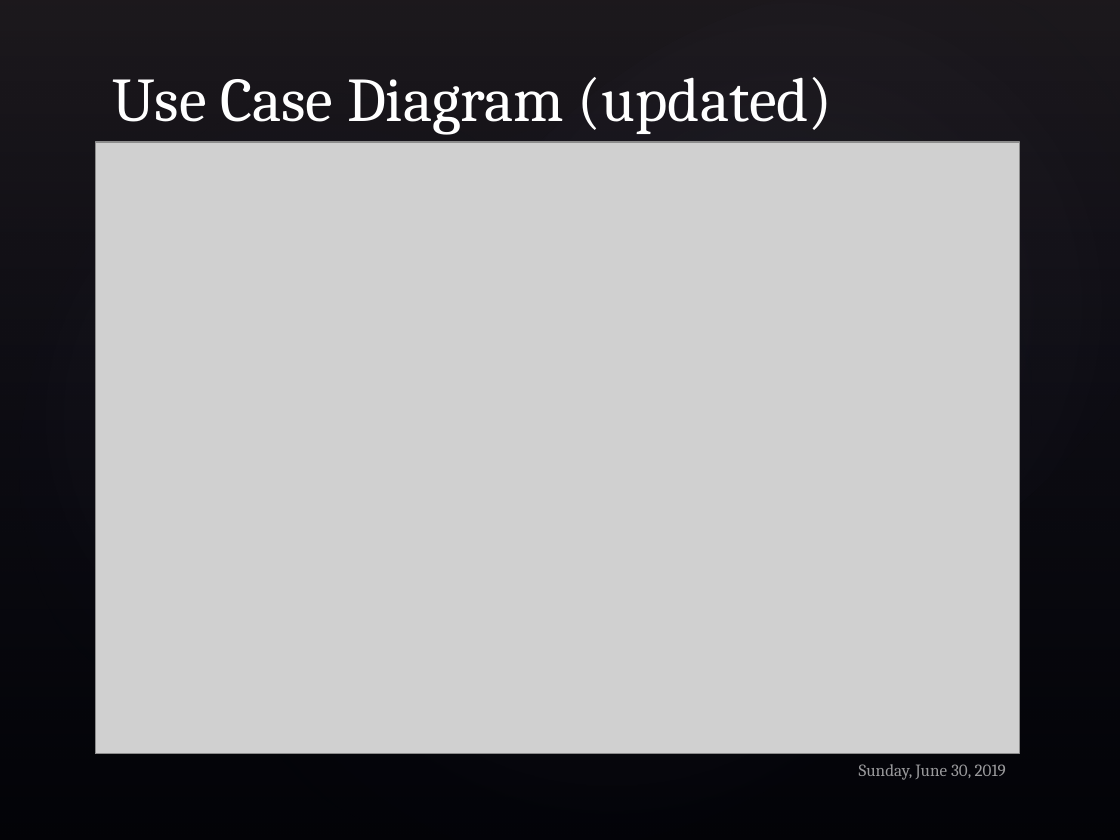
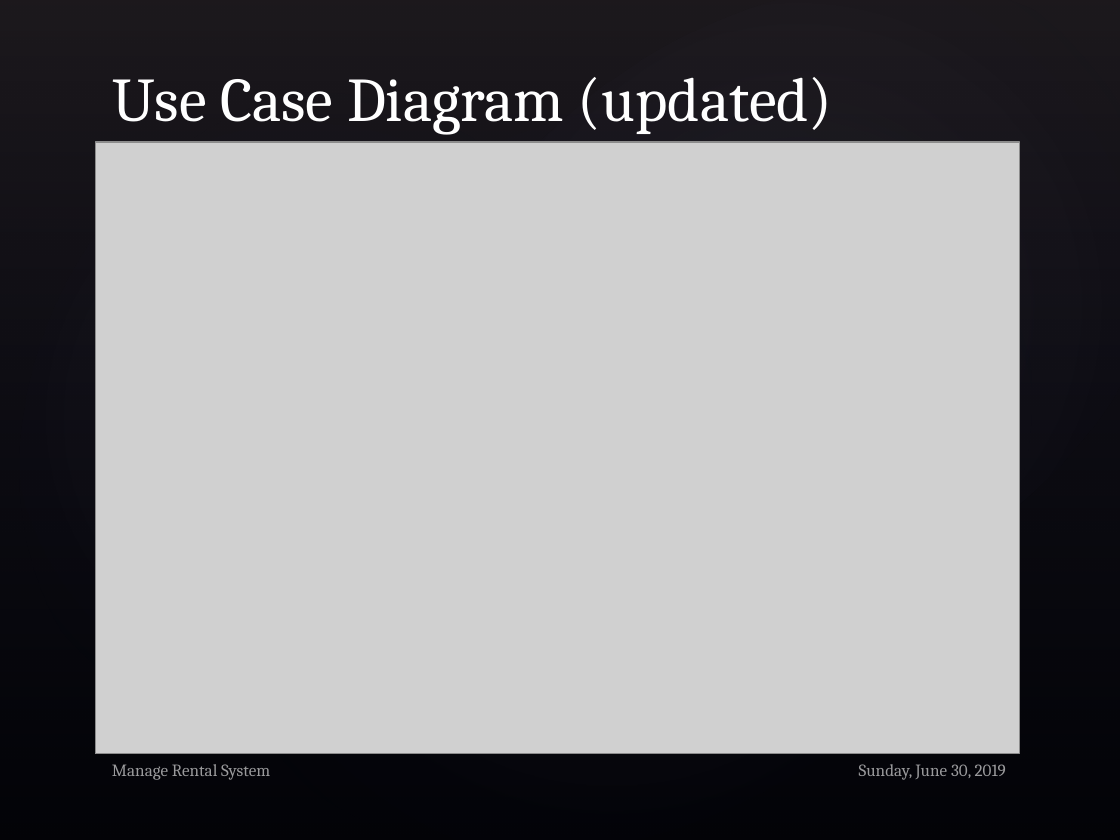
Before and after one commit to iv1660yg/MSU-ICS-370, a slide deck: slide 17 of Project_Elaboration_1.pptx. Drawn at 1120x840 pixels with LibreOffice and Linux fonts; fonts in the diff are those of the drawing; grey boxes stand for pictures; background and template pictures are left out. Boxes give left, top, right and bottom in pixels: in the first picture for what was removed or moved away, otherwise in the second. Text is boxed around its words. In the diff, an @@ line names an element or a change of style, - is before the commit and + after.

```diff
--- a/Project_Elaboration_1.pptx
+++ b/Project_Elaboration_1.pptx
@@ text added at <box>112,764,270,780</box>, 11 pt, text #FFFFFF at 60% opacity @@
+Manage Rental System
```
Also in this commit, not shown: 7 other slides changed.
